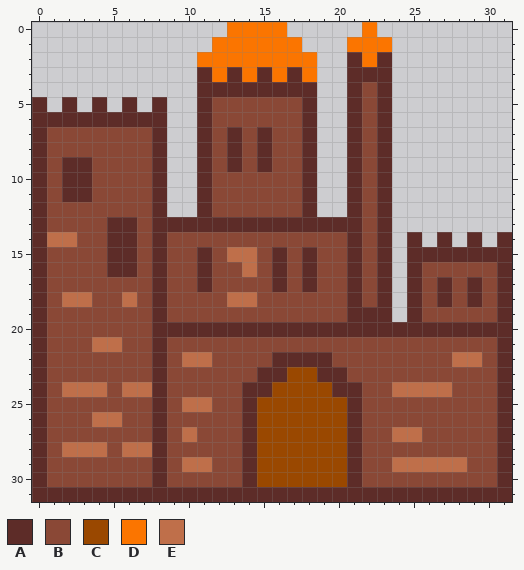
Two states of a pixel-art sprite, assets/graphics/ld55_Castle.png. The picture above was drawn from the file before the commit.
The file is 96x96 pixels, drawn in blocks of 3x3; one block is one cell here.
Palette (. is transparent): A #5d2c28  B #8a4836  C #9a4800  D #fb7500  E #bf6f4a
Pixels before, first column x 0:
 0 .............DDDD.....D.........
 1 ............DDDDDD...DDD........
 2 ...........DDDDDDDD..ADA........
 3 ...........ADADADAD..AAA........
 4 ...........AAAAAAAA..ABA........
 5 A.A.A.A.A..ABBBBBBA..ABA........
 6 AAAAAAAAA..ABBBBBBA..ABA........
 7 ABBBBBBBA..ABABABBA..ABA........
 8 ABBBBBBBA..ABABABBA..ABA........
 9 ABAABBBBA..ABABABBA..ABA........
10 ABAABBBBA..ABBBBBBA..ABA........
11 ABAABBBBA..ABBBBBBA..ABA........
12 ABBBBBBBA..ABBBBBBA..ABA........
13 ABBBBAABAAAAAAAAAAAAAABA........
14 AEEBBAABABBBBBBBBBBBBABA.A.A.A.A
15 ABBBBAABABBABEEBABABBABA.AAAAAAA
16 ABBBBAABABBABBEBABABBABA.ABBBBBA
17 ABBBBBBBABBABBBBABABBABA.ABABABA
18 ABEEBBEBABBBBEEBBBBBBABA.ABABABA
19 ABBBBBBBABBBBBBBBBBBBAAA.ABBBBBA
20 ABBBBBBBAAAAAAAAAAAAAAAAAAAAAAAA
21 ABBBEEBBABBBBBBBBBBBBBBBBBBBBBBA
22 ABBBBBBBABEEBBBBAAAABBBBBBBBEEBA
23 ABBBBBBBABBBBBBAACCAABBBBBBBBBBA
24 ABEEEBEEABBBBBAACCCCAABBEEEEBBBA
25 ABBBBBBBABEEBBACCCCCCABBBBBBBBBA
26 ABBBEEBBABBBBBACCCCCCABBBBBBBBBA
27 ABBBBBBBABEBBBACCCCCCABBEEBBBBBA
28 ABEEEBEEABBBBBACCCCCCABBBBBBBBBA
29 ABBBBBBBABEEBBACCCCCCABBEEEEEBBA
30 ABBBBBBBABBBBBACCCCCCABBBBBBBBBA
31 AAAAAAAAAAAAAAAAAAAAAAAAAAAAAAAA
The result:
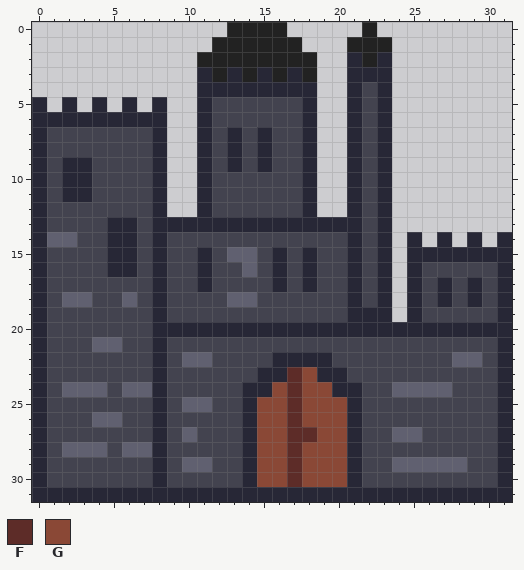
Colours new in this view: F #5d2c28  G #8a4836
Change:
colour A: #5d2c28 -> #272736
colour B: #8a4836 -> #43434f
colour D: #fb7500 -> #222222
colour E: #bf6f4a -> #606070
Changed rows in their new state; - is a pixel that keeps its letter.
first column x 15:
23 --FG--
24 -GFGG-
25 GGFGGG
26 GGFGGG
27 GGFFGG
28 GGFGGG
29 GGFGGG
30 GGFGGG
Changed places in both pictures, as pixel boxes (x1, y1, x2, y2):
changed: (32, 22, 512, 502)
